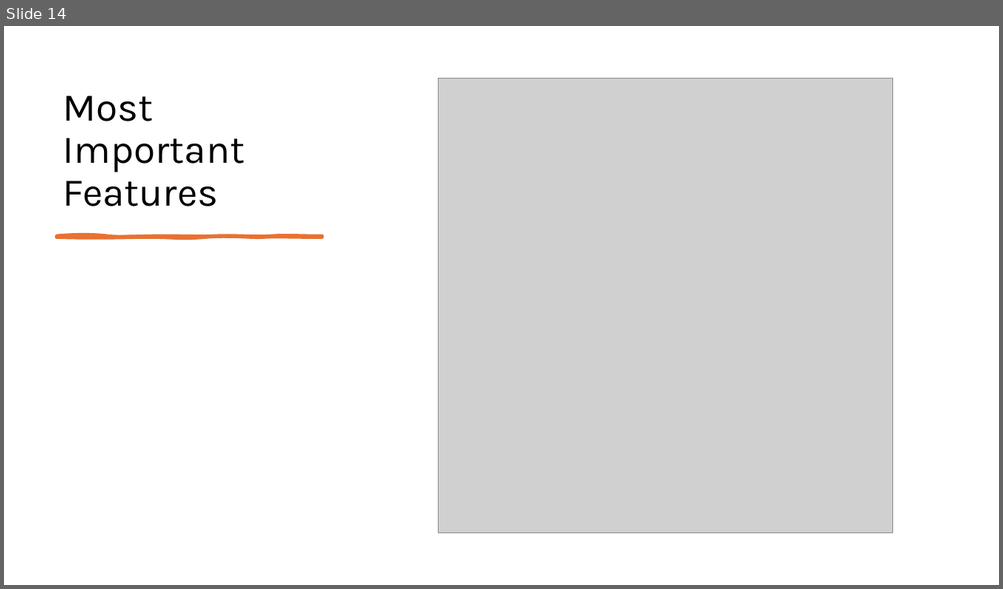
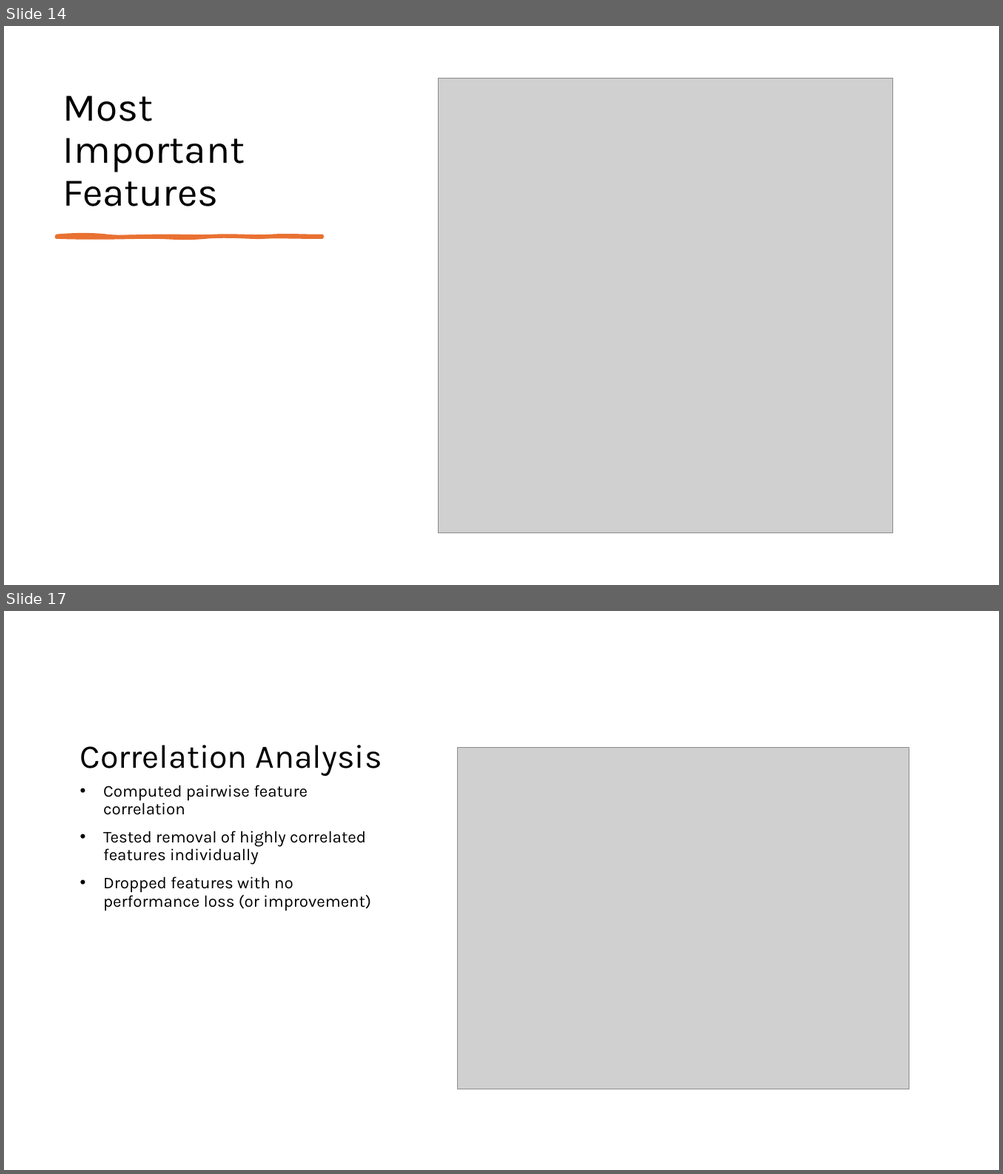
Before and after one commit to jroblar/ndc_evaluation, a slide deck: docs/new_model_updated.pptx. Shown one above the other, each under a label of ours: slide 14 before the commit, slides 14 and 17 after it; the slides between them are not shown. The pictures are 1003x589 and 1003x1174 pixels, drawn with LibreOffice and Linux fonts; fonts in the diff are those of the drawing; grey boxes stand for pictures. Boxes give left, top, right and bottom in pixels: in the first picture for what was removed or moved away, otherwise in the second. Text is boxed around its words. In the diff, an @@ line names an element or a change of style, - is before the commit and + after.

```diff
--- a/docs/new_model_updated.pptx
+++ b/docs/new_model_updated.pptx
@@ slide 17 added at [4,611,999,1170], background #FFFFFF @@
@@ title added at [80,745,381,776], 32 pt, text #000000 @@
+Correlation Analysis
@@ picture added at [458,749,910,1090] @@
@@ text added at [103,785,371,911], 16 pt, text #000000 @@
+• Computed pairwise feature correlation
+• Tested removal of highly correlated features individually
+• Dropped features with no performance loss (or improvement)
```
Also in this commit, not shown: 1 slide changed, 22 other slides added, 1 other file.
